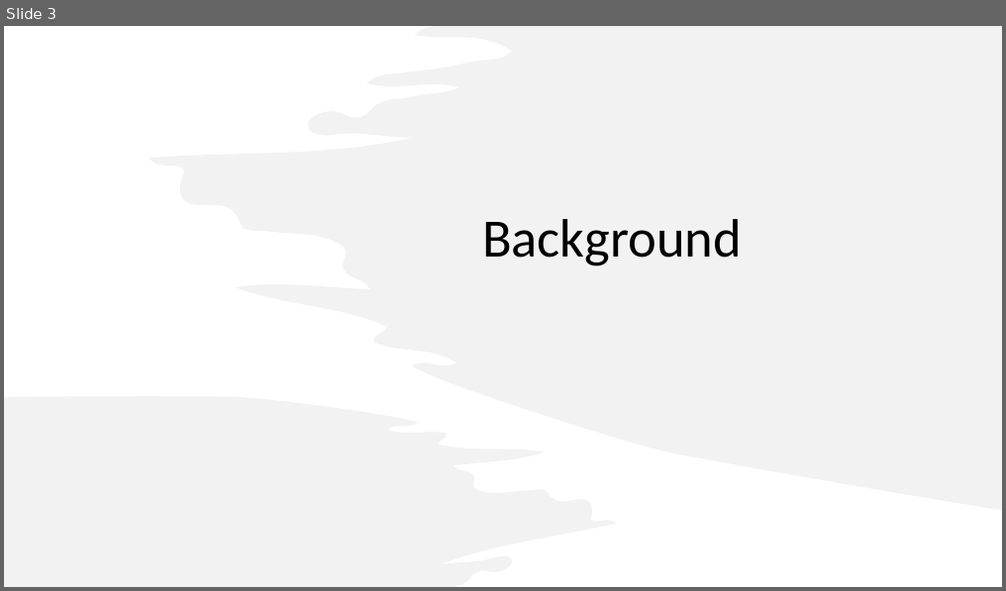
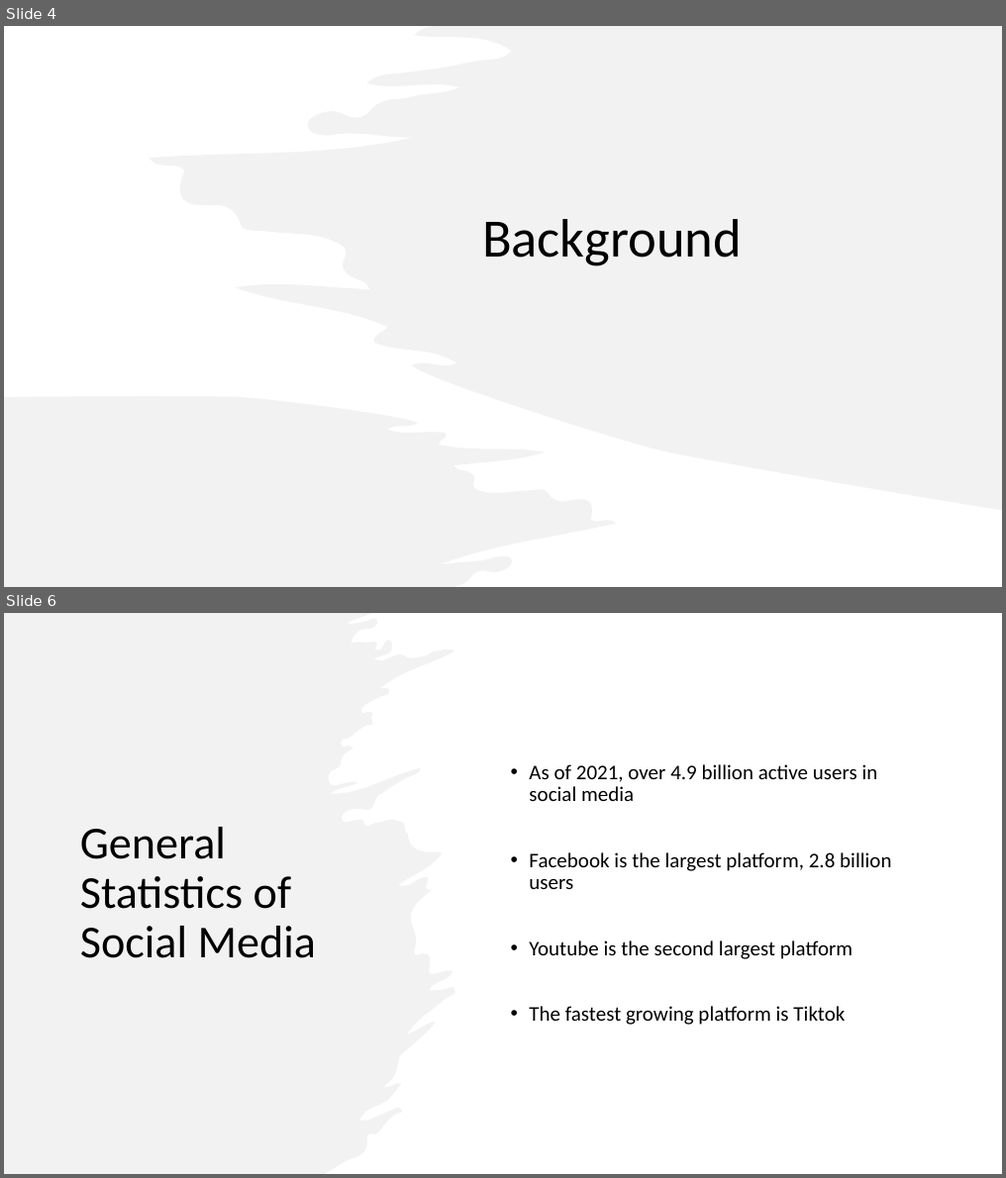
Before and after one commit to Millhouse32/ResearchMethology, a slide deck: Literature-Review/Litature-Review-Slides.pptx. Shown one above the other, each under a label of ours: slide 3 before the commit, slides 4 and 6 after it; the slides between them are not shown. The pictures are 1006x591 and 1006x1178 pixels, drawn with LibreOffice and Linux fonts; fonts in the diff are those of the drawing. Boxes give left, top, right and bottom in pixels: in the first picture for what was removed or moved away, otherwise in the second. Text is boxed around its words. In the diff, an @@ line names an element or a change of style, - is before the commit and + after.

```diff
--- a/Literature-Review/Litature-Review-Slides.pptx
+++ b/Literature-Review/Litature-Review-Slides.pptx
@@ slide 6 added at box(4, 613, 1002, 1174), background #FFFFFF @@
@@ freeform shape added at box(4, 613, 455, 1174), fill #E7E6E6 at 50% opacity @@
@@ text added at box(529, 764, 891, 1025), 20 pt, text #000000 @@
+• As of 2021, over 4.9 billion active users in social media
+• Facebook is the largest platform, 2.8 billion users
+• Youtube is the second largest platform
+• The fastest growing platform is Tiktok
@@ title added at box(80, 827, 316, 959), 44 pt, text #000000 @@
+General Statistics of Social Media
@@ what was slide 3 is now slide 4 @@
```
Also in this commit, not shown: 1 slide changed.
